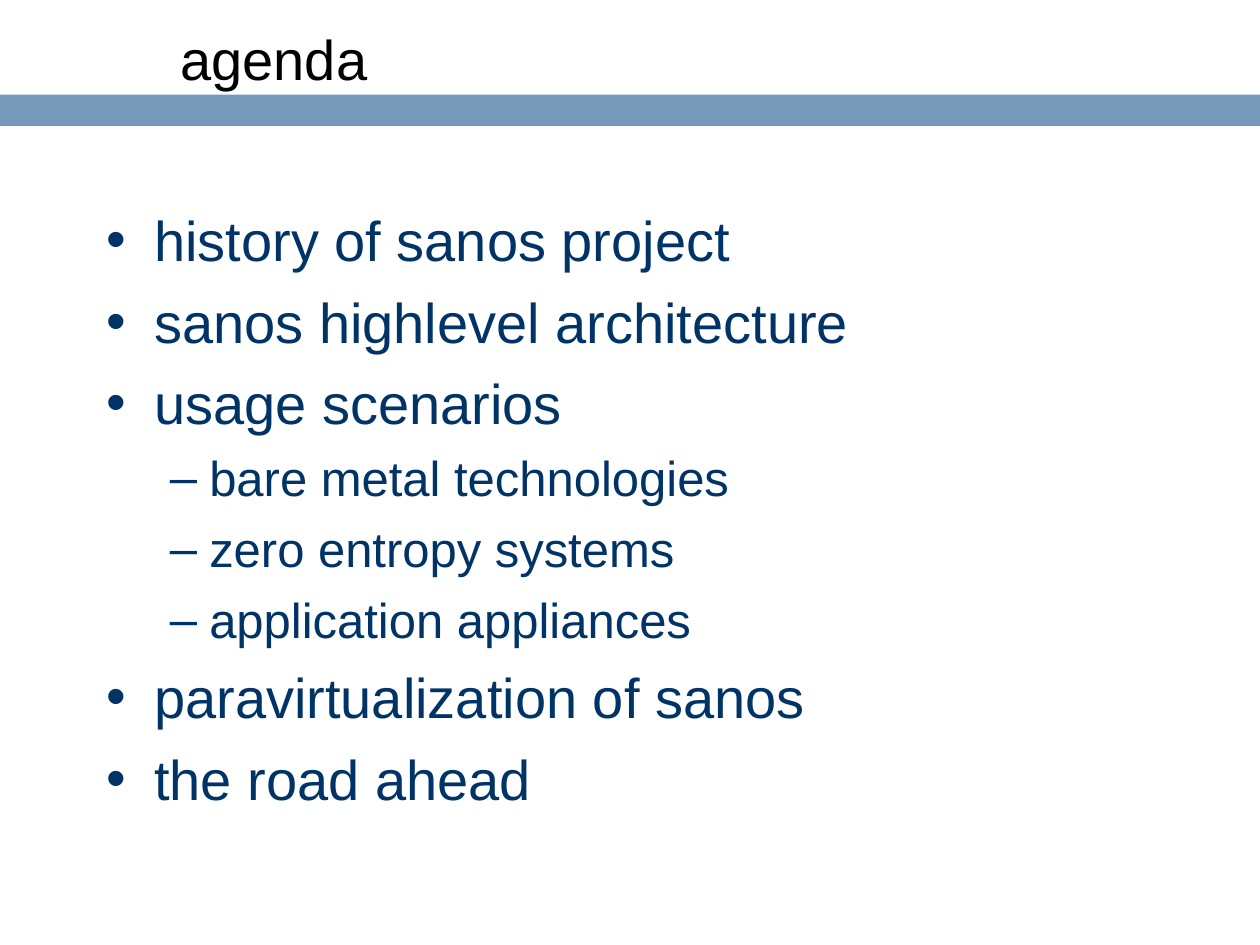
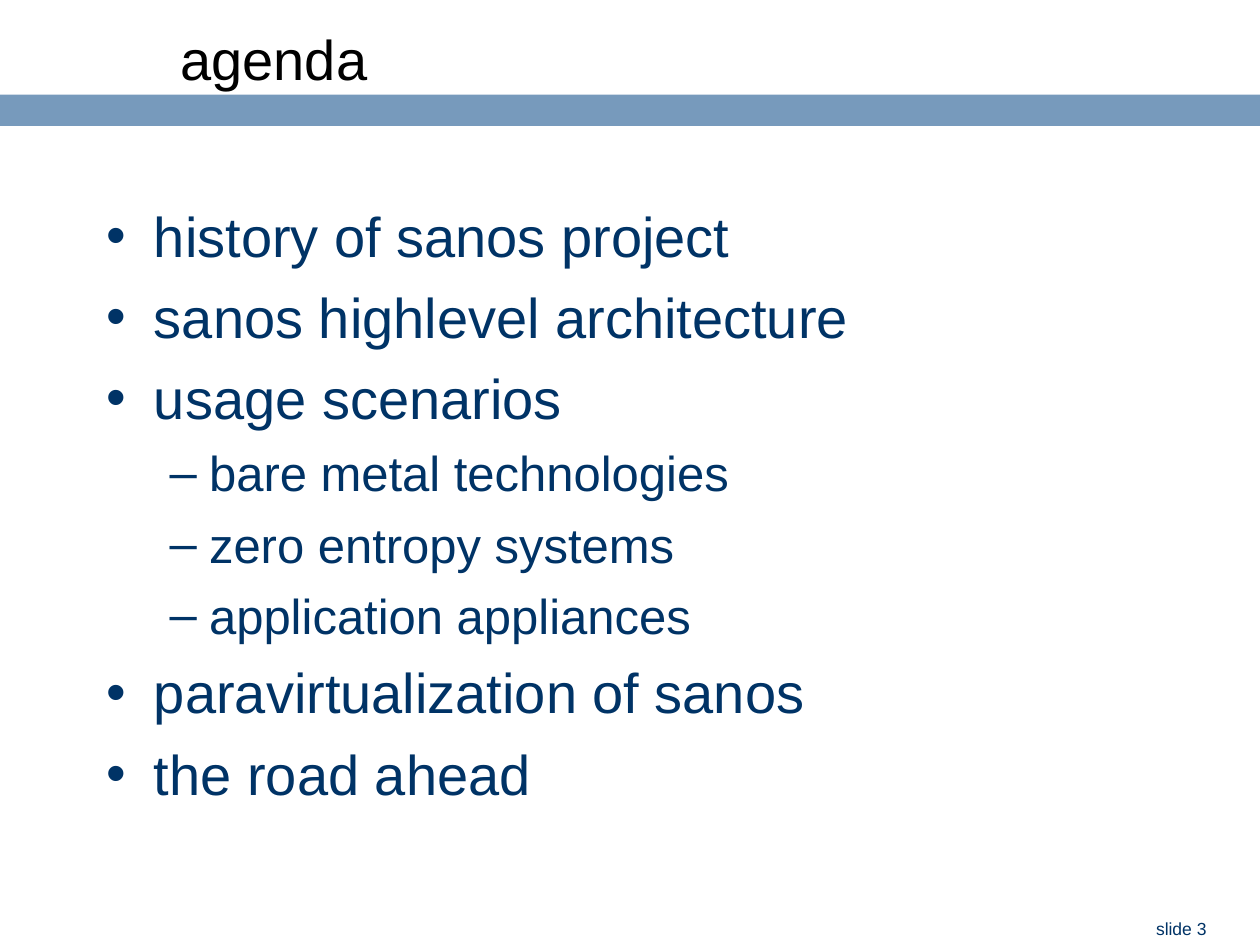
Before and after one commit to ringgaard/sanos, a slide deck: slide 3 of doc/jbox-intel.ppt. Drawn at 1260x945 pixels with LibreOffice and Linux fonts; fonts in the diff are those of the drawing; background and template pictures are left out. Boxes give left, top, right and bottom in pixels: in the first picture for what was removed or moved away, otherwise in the second. Text is boxed around its words. In the diff, an @@ line names an element or a change of style, - is before the commit and + after.

```diff
--- a/doc/jbox-intel.ppt
+++ b/doc/jbox-intel.ppt
@@ text "history of sanos project": place and size @@
-text "history of sanos project" at box(154, 220, 848, 801)
+text "history of sanos project" at box(154, 216, 847, 796)
@@ page number added at box(1156, 922, 1207, 935), 10 pt, text #003366 @@
+slide 3
```
Also in this commit, not shown: 8 other slides changed, 7 slides added.
